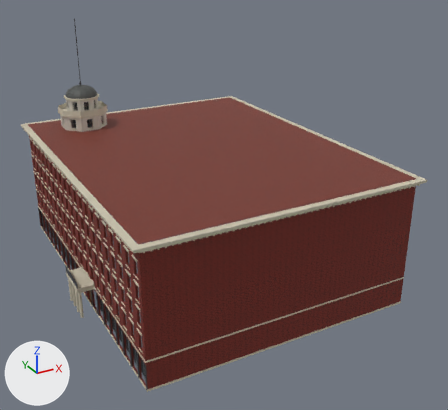
Renders of the glTF model chicago/4d/assets/gltf/tremont_house_1871__hotel_1850_1871.glb from each side of a commit.
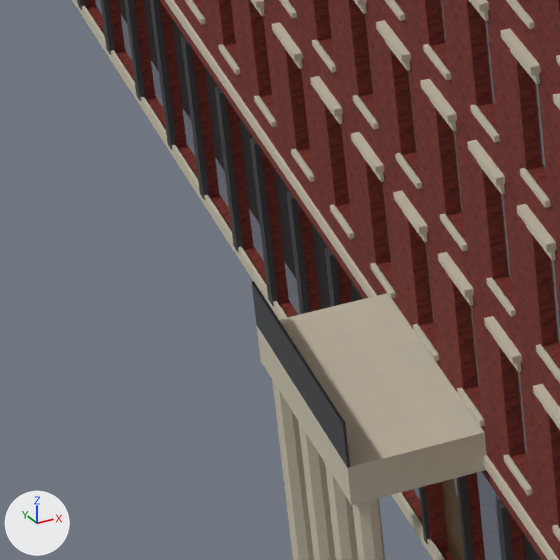
Each version is shown whole from a 50 mm lens placed at (-21.7, -59.7, 53.3), pointed at (23.3, 22.2, 12.4), then close up on the part from 8% to 23% of the width and 56% to 73% of the height. Lighting does not change. The marker at lower left points along +X, +Y and +Z. The older version's two pictures come first. Vertices at exactly the same position are counted once.

Objects in the first close-up: 'tremont_house_1871__hotel_1850_1871'.
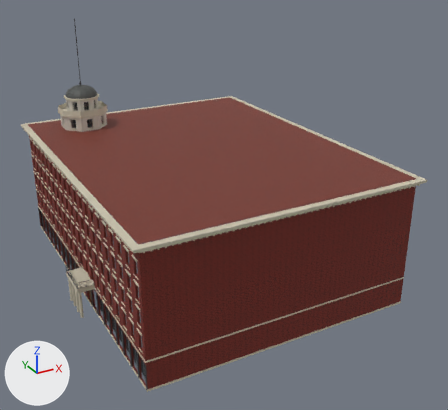
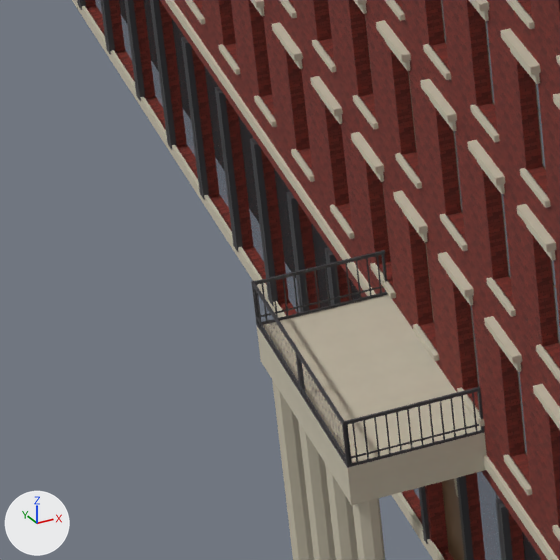
What the commit changed:
me_tremont_house_1871__hotel_1850_1871 is used by ob_tremont_house_1871__hotel_1850_1871; location (0.0, 0.0, 0.0).
me_tremont_house_1871__hotel_1850_1871 had 13687 vertices, 14717 faces and spanned x -2.6..43.7, y -1.1..55.9, z 0.0..39.8.
me_tremont_house_1871__hotel_1850_1871 now has 14219 vertices, 15087 faces and spans x -2.6..43.7, y -1.1..55.9, z 0.0..39.8.
me_tremont_house_1871__hotel_1850_1871 part 1: a new loose piece, a box spanning x -2.6..-2.58, y 23.0..25.92, z 5.371..5.401, in mat_iron (dark grey #3f3f42).
me_tremont_house_1871__hotel_1850_1871 part 2: a new loose piece, a box spanning x -2.6..-2.58, y 20.0..22.92, z 5.371..5.401, in mat_iron (dark grey #3f3f42).
me_tremont_house_1871__hotel_1850_1871 part 3: a new loose piece, a box spanning x -2.57..0.02, y 25.91..25.96, z 6.09..6.15, in mat_iron (dark grey #3f3f42).
me_tremont_house_1871__hotel_1850_1871 part 4: 1 vertex removed from x -2.5, y 20.0, z 6.2; 509 vertices added at x -2.6..0.0, y 19.9..26.0, z 5.2..6.2.

Changed parts and their boxes (x1, y1, x2, y2) in the close-ups (560 x 560 px):
part 1 of me_tremont_house_1871__hotel_1850_1871, added
    after: (256, 317, 299, 385)
part 2 of me_tremont_house_1871__hotel_1850_1871, added
    after: (300, 386, 346, 458)
part 3 of me_tremont_house_1871__hotel_1850_1871, added
    after: (253, 250, 385, 285)
part 4 of me_tremont_house_1871__hotel_1850_1871, built on
    before: (256, 285, 350, 468)
    after: (251, 254, 484, 468)
